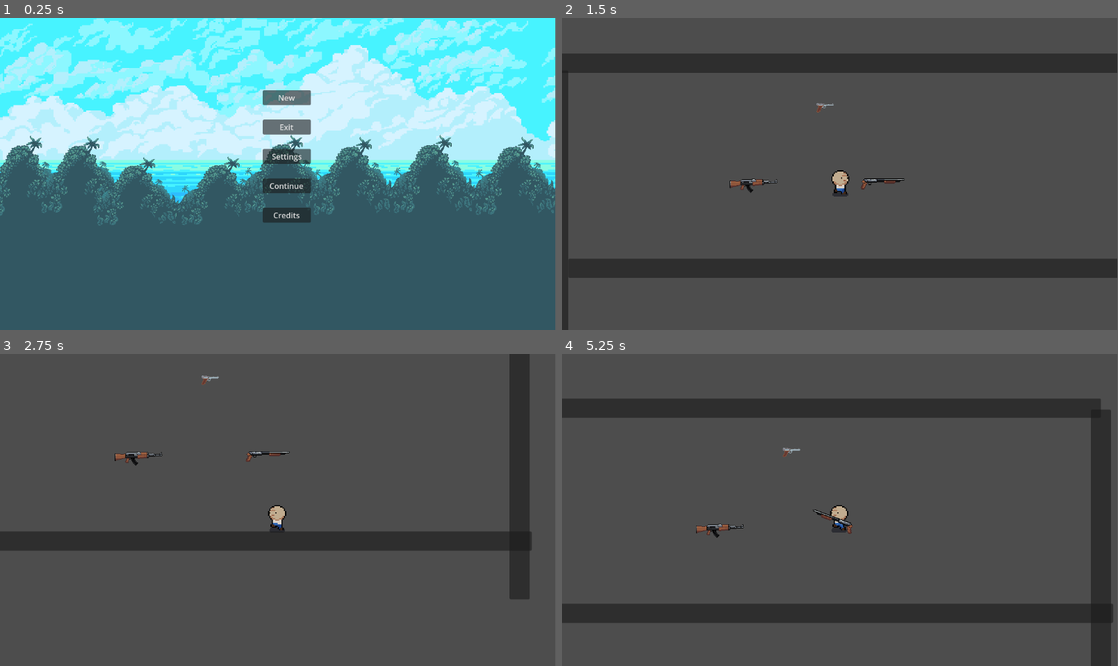
Above: before the commit, frames 1-4 (two rows, left to right).
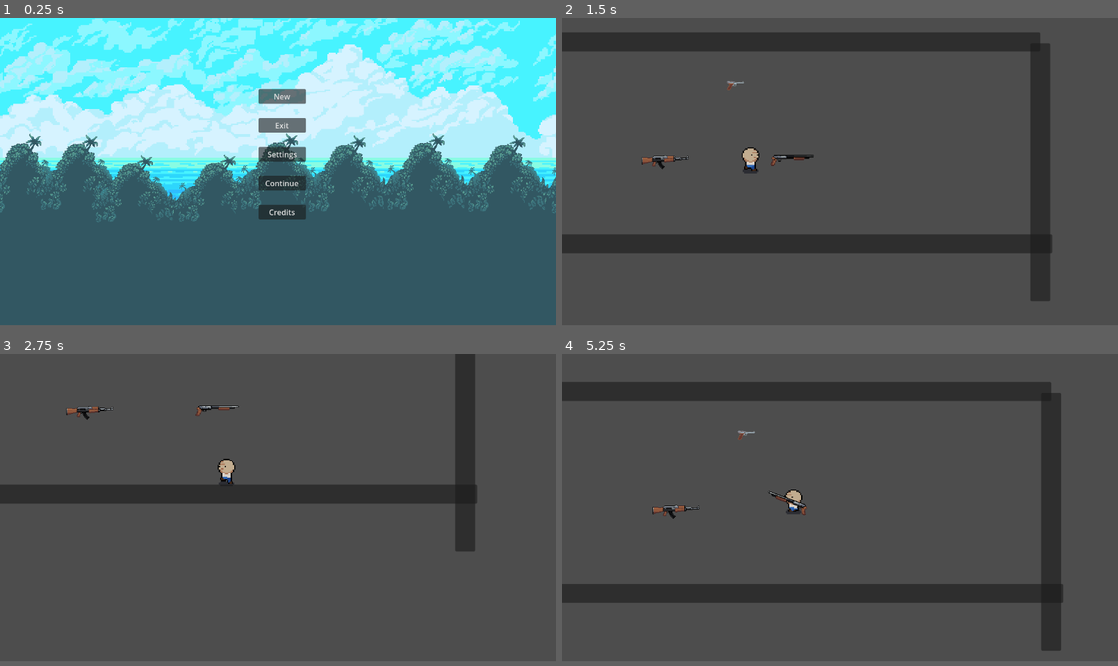
Above: after the commit, the same moments.

Repository: jgardiner1/2DRougeGame
Game: Godot game, scene res://Scenes/main.tscn
Two runs of this game, one before a commit and one after it. Both use one fixed random seed, a clock stepped at 60 frames per second and the inputs below.
Inputs (mouse positions are in pixels of both pictures, inside the frame that each line leads up to):
- Up to frame 1 (0.25 s): no input
- Up to frame 2 (1.5 s): click "New" at 0.5 s; move the mouse to (962, 158) at 1.27 s; press the mouse at (962, 158) at 1.28 s; hold Right (ui_right) from 1.28 s (still down)
- Up to frame 3 (2.75 s): move the mouse to (166, 525) at 2.02 s; release Right (ui_right) at 2.03 s; release the mouse at (166, 525) at 2.03 s; hold Down (ui_down) from 2.03 s (still down); tap Q (drop) at 2.1 s; click (166, 525) at 2.3 s
- Up to frame 4 (5.25 s): move the mouse to (895, 441) at 2.77 s; release Down (ui_down) at 2.78 s; press the mouse at (895, 441) at 2.78 s; hold Right (ui_right) 2.78-3.53 s; move the mouse to (812, 572) at 3.52 s; release the mouse at (812, 572) at 3.53 s; hold Up (ui_up) 3.53-4.28 s; tap E (pickup) at 3.6 s; click (812, 572) at 3.8 s; move the mouse to (1006, 556) at 4.27 s; hold T 4.28-5.03 s; hold Left (ui_left) from 4.28 s (still down); click (1006, 556) at 4.55 s; move the mouse to (673, 463) at 5.02 s; click (673, 463) at 5.1 s
In our replay, the window is 799x449 before the commit and 800x442 after it. These sizes can differ from the game's own. Grey fills any space a smaller window leaves; there, only what the larger window draws over its background counts as a difference.

The runs differ from the first frame. In frame 1, 20% of the frame differs, in the area x 0-100%, y 0-67%; in frame 2, 26%; in frame 3, 16%; in frame 4, 27%, in the area x 0-100%, y 8-100%.
Error before the commit: Parse Error: Expected indented block after function declaration. (res://Weapons/Luger/Luger.gd:10)

Commit message:
changed camera and some stuff

Diff:
--- /dev/null
+++ b/Game/Camera2D.gd
@@ -0,0 +1,25 @@
+extends Camera2D
+
+
+const smooth_lean := 10.0
+const scale_lean := 0.2
+
+func lean_camera_towards_mouse_(delta:float) -> void:
+	var mouse_position := get_global_mouse_position()
+
+	var direction_to_mouse := (mouse_position - position).normalized()
+	var distance_to_mouse := mouse_position.distance_to(position)
+	var lean := direction_to_mouse * distance_to_mouse * scale_lean
+	offset = lerp(offset, lean, delta * smooth_lean)
+
+
+
+
+
+
+func match_player_position_() -> void:
+	position = get_parent().position
+
+func _process(delta) -> void:
+	lean_camera_towards_mouse_(delta)
+	match_player_position_()
--- /dev/null
+++ b/Game/Player/Camera2D.gd
@@ -0,0 +1,23 @@
+extends Camera2D
+
+const smooth_lean := 10.0
+const scale_lean := 0.2
+
+func lean_camera_towards_mouse_(delta:float) -> void:
+	var mouse_position := get_global_mouse_position()
+
+	var direction_to_mouse := (mouse_position - position).normalized()
+	var distance_to_mouse := mouse_position.distance_to(position)
+	var lean := direction_to_mouse * distance_to_mouse * scale_lean
+	offset = lerp(offset, lean, delta * smooth_lean)
+
+
+func match_player_position_() -> void:
+	if get_parent().has_node("Player"):
+		position = get_node("Player").position
+	else:
+		print("missing")
+
+func _process(delta) -> void:
+	lean_camera_towards_mouse_(delta)
+	match_player_position_()
--- a/Game/Player/player.gd
+++ b/Game/Player/player.gd
@@ -14,6 +14,7 @@
 @onready var world = get_parent()
 
 var collided_item = null
+var scene = load("res://Weapons/Projectiles/DefaultBullet.tscn")
 
 # Main loop executed every frame
 func _physics_process(_delta):
@@ -119,3 +120,11 @@
 func print_all_nodes():
 	print(get_node("InHandItem").get_child_count())
 	print("\n")
+
+func _unhandled_input(event: InputEvent) -> void:
+	if event.is_action_pressed("leftclick"):
+		shoot()
+
+func shoot():
+	if InHandItem.get_child_count() != 0:
+		print("shoot")
--- a/Game/Player/player.tscn
+++ b/Game/Player/player.tscn
@@ -1,7 +1,8 @@
-[gd_scene load_steps=48 format=3 uid="uid://b4minadmxbr2v"]
+[gd_scene load_steps=49 format=3 uid="uid://b4minadmxbr2v"]
 
 [ext_resource type="Script" path="res://Player/player.gd" id="1_2jt2l"]
 [ext_resource type="Texture2D" uid="uid://4mrwspp75uqv" path="res://Sprites/Characters/player.png" id="2_wai0u"]
+[ext_resource type="Script" path="res://Player/Camera2D.gd" id="3_cnyvs"]
 
 [sub_resource type="CapsuleShape2D" id="CapsuleShape2D_gj772"]
 radius = 8.0
@@ -476,6 +477,12 @@
 scale = Vector2(2.5, 2.5)
 script = ExtResource("1_2jt2l")
 
+[node name="Camera2D" type="Camera2D" parent="."]
+position = Vector2(-0.8, 0.8)
+scale = Vector2(1, 1)
+position_smoothing_speed = 10.0
+script = ExtResource("3_cnyvs")
+
 [node name="CollisionShape2D" type="CollisionShape2D" parent="."]
 position = Vector2(0, 8)
 shape = SubResource("CapsuleShape2D_gj772")
@@ -483,8 +490,6 @@
 [node name="AnimatedSprite2D" type="AnimatedSprite2D" parent="."]
 sprite_frames = SubResource("SpriteFrames_u02t7")
 animation = &"SideFaceRun"
-
-[node name="Camera2D" type="Camera2D" parent="."]
 
 [node name="AnimationPlayer" type="AnimationPlayer" parent="."]
 root_node = NodePath("../Camera2D")
--- a/Game/Weapons/Luger/Luger.gd
+++ b/Game/Weapons/Luger/Luger.gd
@@ -4,7 +4,3 @@
 # Called when the node enters the scene tree for the first time.
 func _ready():
 	pass # Replace with function body.
-
-
-# Called every frame. 'delta' is the elapsed time since the previous frame.
-func _process(delta):
--- /dev/null
+++ b/Game/Weapons/Projectiles/DefaultBullet.tscn
@@ -0,0 +1,17 @@
+[gd_scene load_steps=3 format=3 uid="uid://cu1u71mrpl2jg"]
+
+[ext_resource type="Texture2D" uid="uid://u3owlj3f6p8j" path="res://Sprites/Weapons/bullet1.png" id="1_sh2xm"]
+
+[sub_resource type="RectangleShape2D" id="RectangleShape2D_ypols"]
+size = Vector2(10, 1)
+
+[node name="DefaultBullet" type="Node2D"]
+
+[node name="Node2D" type="CharacterBody2D" parent="."]
+
+[node name="CollisionShape2D" type="CollisionShape2D" parent="Node2D"]
+position = Vector2(0, 0.5)
+shape = SubResource("RectangleShape2D_ypols")
+
+[node name="Sprite2D" type="Sprite2D" parent="Node2D"]
+texture = ExtResource("1_sh2xm")
--- /dev/null
+++ b/Game/gg.tscn
@@ -0,0 +1,14 @@
+[gd_scene load_steps=3 format=3 uid="uid://bh0250m6yw8jc"]
+
+[ext_resource type="Texture2D" uid="uid://4mrwspp75uqv" path="res://Sprites/Characters/player.png" id="1_lna21"]
+[ext_resource type="Script" path="res://Camera2D.gd" id="2_04sgn"]
+
+[node name="Player" type="CharacterBody2D"]
+
+[node name="Gg" type="Node2D" parent="."]
+
+[node name="Sprite2D" type="Sprite2D" parent="."]
+texture = ExtResource("1_lna21")
+
+[node name="Camera2D" type="Camera2D" parent="."]
+script = ExtResource("2_04sgn")
--- a/Game/project.godot
+++ b/Game/project.godot
@@ -14,6 +14,10 @@
 run/main_scene="res://Scenes/main.tscn"
 config/features=PackedStringArray("4.2", "Mobile")
 config/icon="res://icon.svg"
+
+[display]
+
+window/size/viewport_width=1172
 
 [input]
 
Binary file added: Game/Sprites/Weapons/bullet1.png
Not shown, added: Game/Sprites/Weapons/bullet1.png.import
Empty file added: Game/Weapons/Projectiles/Node2D.gd
